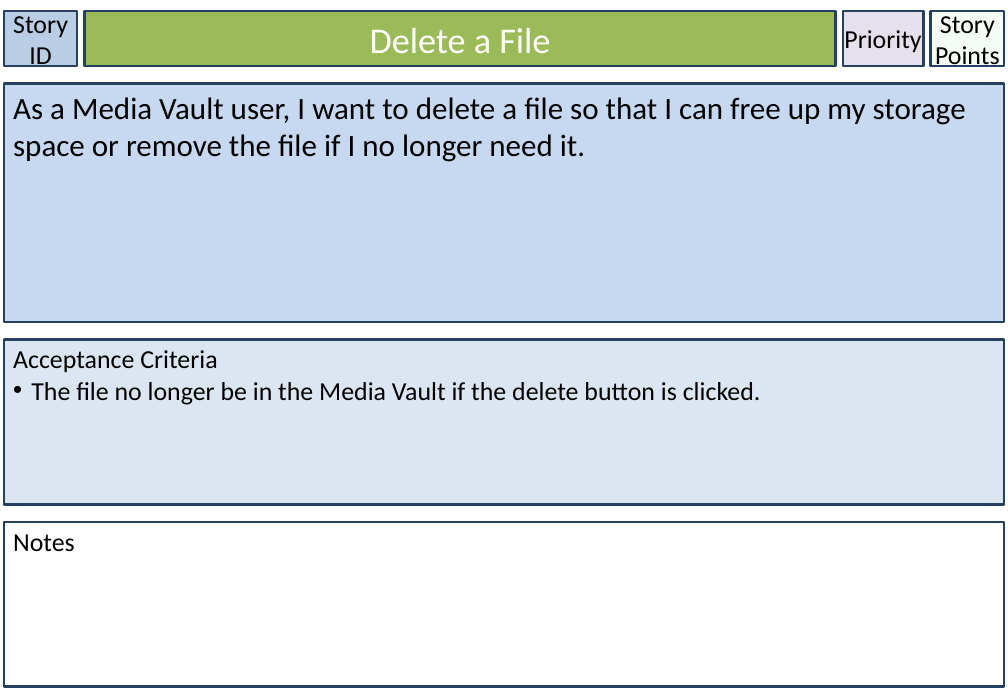
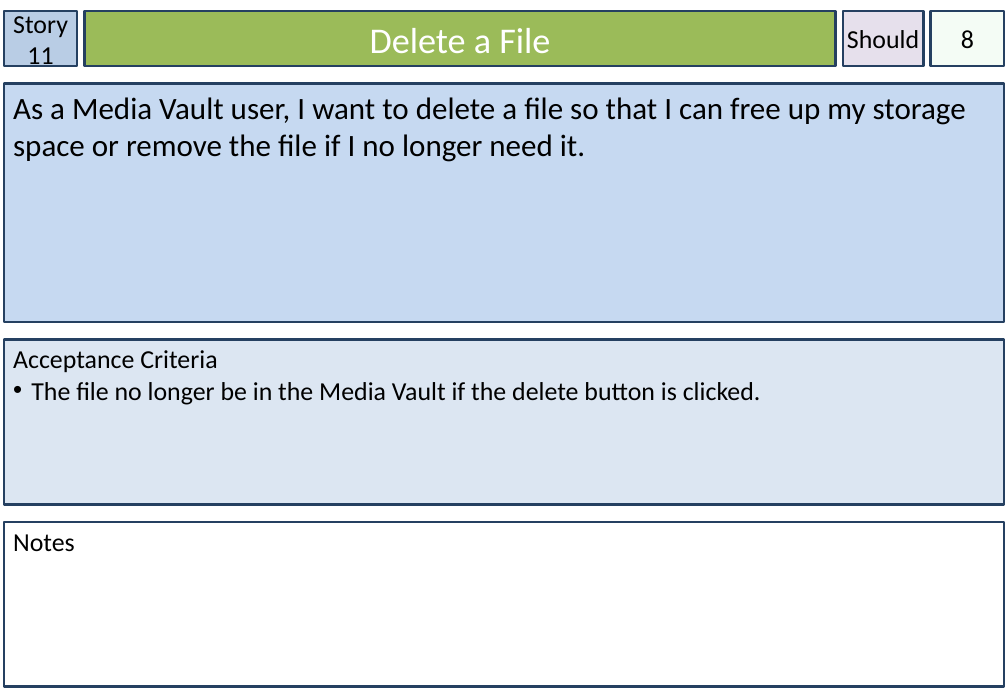
Before and after one commit to Lewibra/IFB299, a slide deck: slide 13 of Stories/Story Cards.pptx (slide 14 before the commit). Drawn at 1008x698 pixels with LibreOffice and Linux fonts; fonts in the diff are those of the drawing. Boxes give left, top, right and bottom in pixels: in the first picture for what was removed or moved away, otherwise in the second. Text is boxed around its words. In the diff, an @@ line names an element or a change of style, - is before the commit and + after.

```diff
--- a/Stories/Story Cards.pptx
+++ b/Stories/Story Cards.pptx
@@ text in rectangle at bbox=[13, 16, 68, 71]: text changed @@
-Story ID
+Story 11
@@ text in rectangle at bbox=[847, 30, 919, 48]: text changed @@
-Priority
+Should
@@ text in rectangle at bbox=[961, 30, 974, 49]: text changed @@
-Story Points
+8
```
Also in this commit, not shown: 20 other slides changed, 3 slides added.
